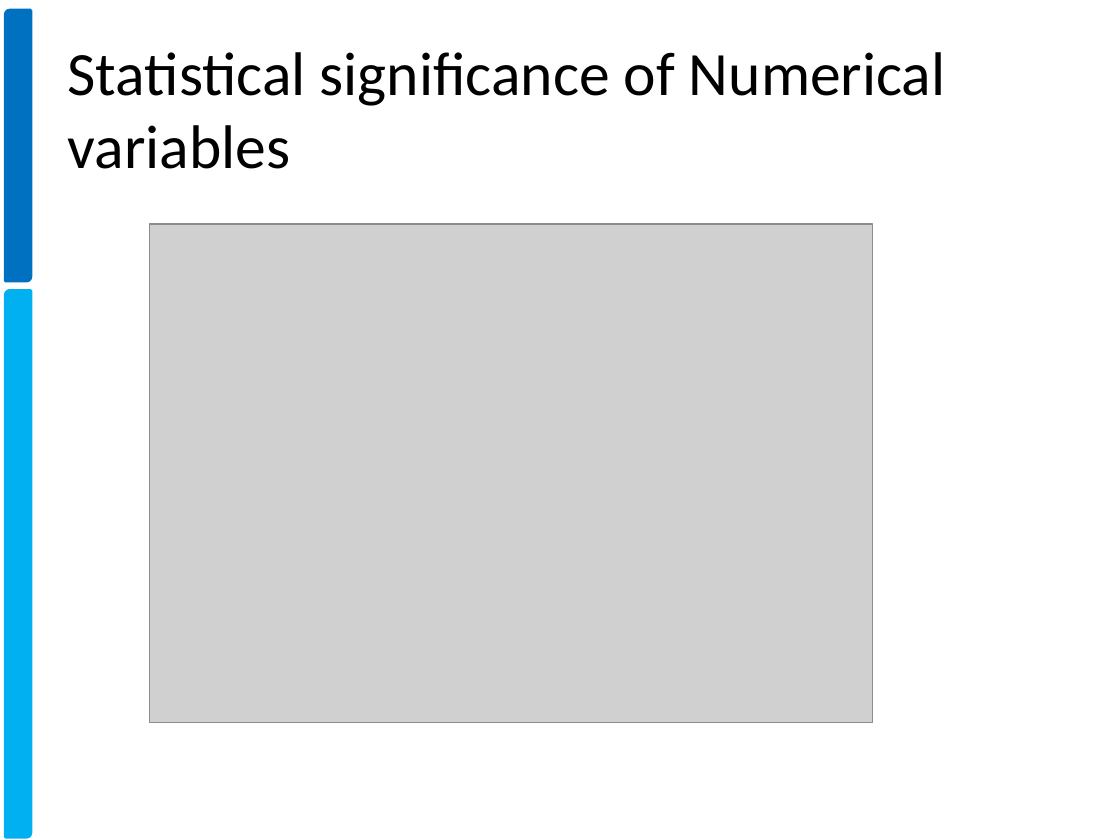
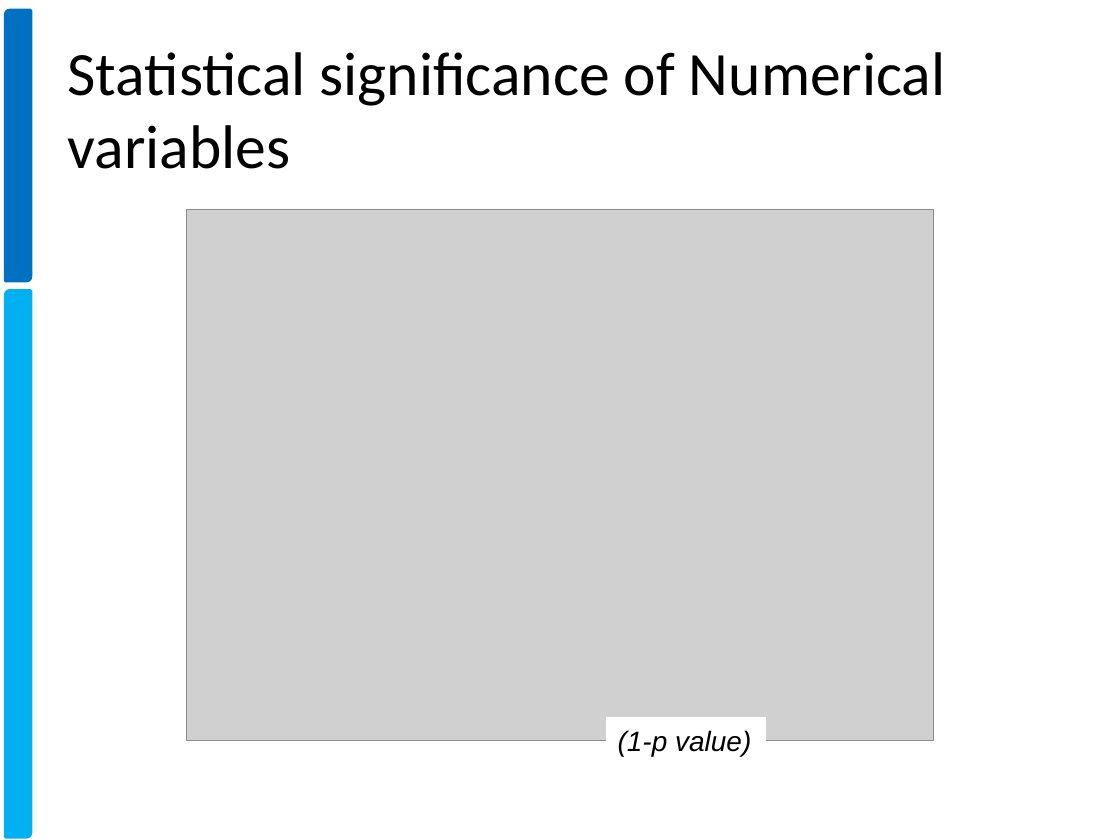
Before and after one commit to xavierigneous/Vehicle-Loan-Default-Prediction, a slide deck: slide 12 of Pravin Kumar/Vehicle Loan Default Prediction.pptx (slide 9 before the commit). Drawn at 1120x840 pixels with LibreOffice and Linux fonts; fonts in the diff are those of the drawing; grey boxes stand for pictures; background and template pictures are left out. Boxes give left, top, right and bottom in pixels: in the first picture for what was removed or moved away, otherwise in the second. Text is boxed around its words. In the diff, an @@ line names an element or a change of style, - is before the commit and + after.

```diff
--- a/Pravin Kumar/Vehicle Loan Default Prediction.pptx
+++ b/Pravin Kumar/Vehicle Loan Default Prediction.pptx
@@ picture: place and size @@
-picture at (149, 224, 872, 722)
+picture at (187, 209, 934, 740)
@@ rectangle added at (607, 718, 766, 763), fill #FFFFFF, outline #FFFFFF 0.75 pt, 18 pt, text #000000, italic @@
+(1-p value)
```
Also in this commit, not shown: 15 other slides changed, 4 slides added, 1 slide removed, 4 other files.
